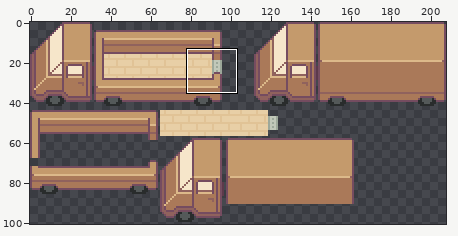
Edited in one commit: sprite sheet (Assets/Sprites/Sprout Lands/Tilesets/Building parts/truck.png). The picture above shows the old version from afar; the outline marks the close-up.
Close-up. As it was:
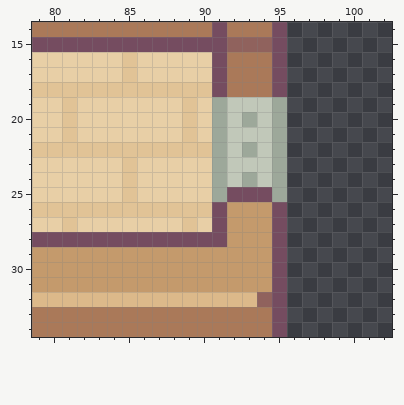
The file is 208x101 pixels. Shown: x 79..102, y 14..34. The commit also changed other parts of the picture, which this record leaves out.
And afterwards:
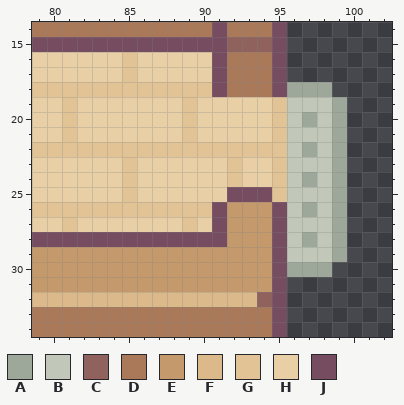
Palette (. is transparent): A #9da89a  B #c1c8b9  C #90625d  D #aa7959  E #c49a6c  F #dcb98a  G #e1c396  H #e8cfa6  J #754c60
Change:
y 18: x 96..98 ... -> AAA
y 19: x 91..99 ABBBA.... -> HHHHGBBBA
y 20: x 91..99 ABABA.... -> HHHHGBABA
y 21: x 91..99 ABBBA.... -> HHHHGBBBA
y 22: x 91..99 ABABA.... -> GGGGGBABA
y 23: x 91..99 ABBBA.... -> HGHHGBBBA
y 24: x 91..99 ABABA.... -> HGHHGBABA
y 25: x 91 A -> H; x 95..99 A.... -> GBBBA
y 26: x 96..99 .... -> BABA
y 27: x 96..99 .... -> BBBA
y 28: x 96..99 .... -> BABA
y 29: x 96..99 .... -> BBBA
y 30: x 96..98 ... -> AAA
Pixel boxes of the changes (left, top, right, bottom) in both close-ups:
changed: (212, 82, 347, 277)
